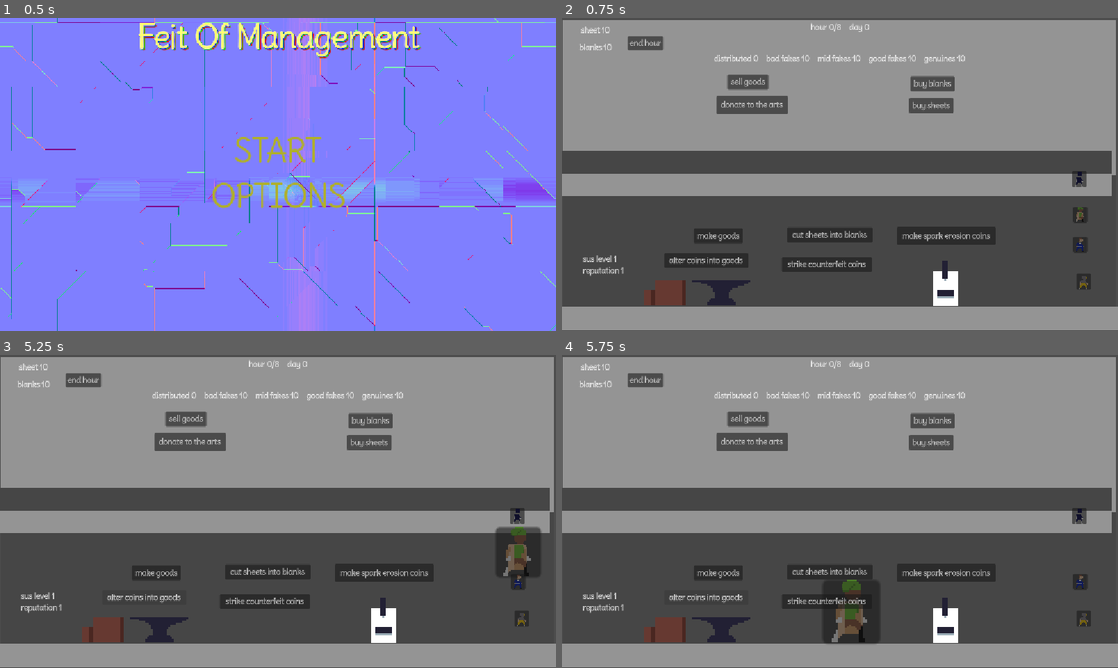
Above: before the commit, frames 1-4 (two rows, left to right).
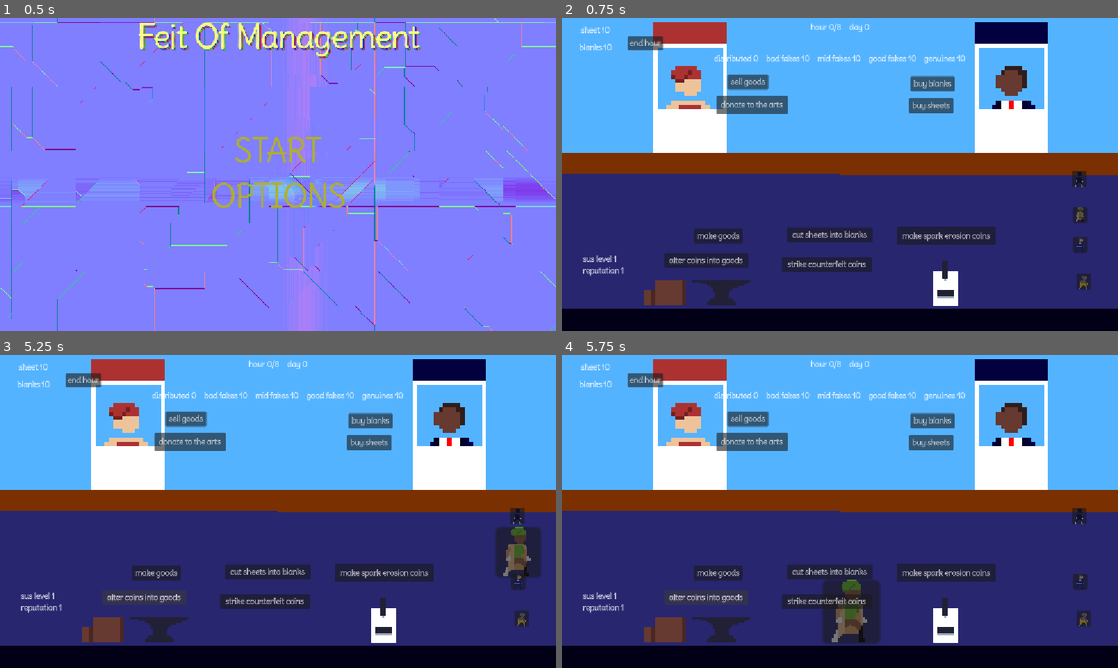
Above: after the commit, the same moments.

Repository: FreeformWave544/FeitOfManagement
Game: Godot game, scene res://UI/MainMenu.tscn
The game is run twice, just before and just after one commit, with the same random seed, the same clock (stepped at 60 frames per second) and the same inputs. Sound files missing from this copy of the repository are replaced by a short silence.
Inputs (mouse positions are in pixels of both pictures, inside the frame that each line leads up to):
- Up to frame 1 (0.5 s): no input
- Up to frame 2 (0.75 s): click "START" at 0.5 s
- Up to frame 3 (5.25 s): click (517, 552) at 1.25 s; click "donate to the arts" at 2 s; click "cut sheets into blanks" at 2.75 s; click "strike counterfeit coins" at 3.5 s; click "make spark erosion coins" at 4.25 s; click "alter coins into goods" at 5 s
- Up to frame 4 (5.75 s): no input

Frame 1 is identical in both runs. In frame 2, 94% of the frame differs, in the area x 0-100%, y 0-100%; in frame 3, 93%; in frame 4, 93%.

Commit message:
background
background

Diff:
--- a/Scenes/Main.tscn
+++ b/Scenes/Main.tscn
@@ -3,7 +3,7 @@
 [ext_resource type="FontFile" uid="uid://dxupd0hsjj2cd" path="res://assets/font/Delius/Delius-Regular.ttf" id="1_bmxlf"]
 [ext_resource type="Script" uid="uid://ddp1nvv2vsedk" path="res://Scenes/main.gd" id="1_r150o"]
 [ext_resource type="Texture2D" uid="uid://dg1kdrr7hu8i7" path="res://assets/objects/anvil.png" id="2_kln2b"]
-[ext_resource type="Texture2D" uid="uid://ckwbjaq1107wm" path="res://assets/objects/all tails btw.png" id="2_vy5pj"]
+[ext_resource type="Texture2D" uid="uid://dmauoq4ff34d2" path="res://assets/objects/background.png" id="3_bmxlf"]
 [ext_resource type="Texture2D" uid="uid://bg0prjf3lnkuu" path="res://assets/objects/edm.png" id="3_rgh2o"]
 [ext_resource type="PackedScene" uid="uid://c5im17riayd4y" path="res://Scenes/artist.tscn" id="4_50glp"]
 [ext_resource type="PackedScene" uid="uid://bq83j26mxnu5t" path="res://Scenes/blacksmith.tscn" id="5_vy5pj"]
@@ -44,21 +44,10 @@
 theme = SubResource("Theme_4kpch")
 script = ExtResource("1_r150o")
 
-[node name="AllTailsBtw" type="Sprite2D" parent="." unique_id=1377799318]
-position = Vector2(575, 326)
-scale = Vector2(0.59583336, 0.5962963)
-texture = ExtResource("2_vy5pj")
-
-[node name="AllTailsBtw2" type="Sprite2D" parent="." unique_id=178380313]
-position = Vector2(577.25, 646)
-scale = Vector2(0.6028646, 0.08703707)
-texture = ExtResource("2_vy5pj")
-
-[node name="AllTailsBtw3" type="Sprite2D" parent="." unique_id=1358607374]
-position = Vector2(561, 321.99982)
-rotation = 3.1415927
-scale = Vector2(0.6028646, 0.08703707)
-texture = ExtResource("2_vy5pj")
+[node name="Background" type="Sprite2D" parent="." unique_id=1998056020]
+position = Vector2(575.99994, 324)
+scale = Vector2(9, 9)
+texture = ExtResource("3_bmxlf")
 
 [node name="Stats" type="HBoxContainer" parent="." unique_id=114771017]
 layout_mode = 0
Binary file added: assets/objects/background.png
Not shown, added: assets/objects/background.png.import
